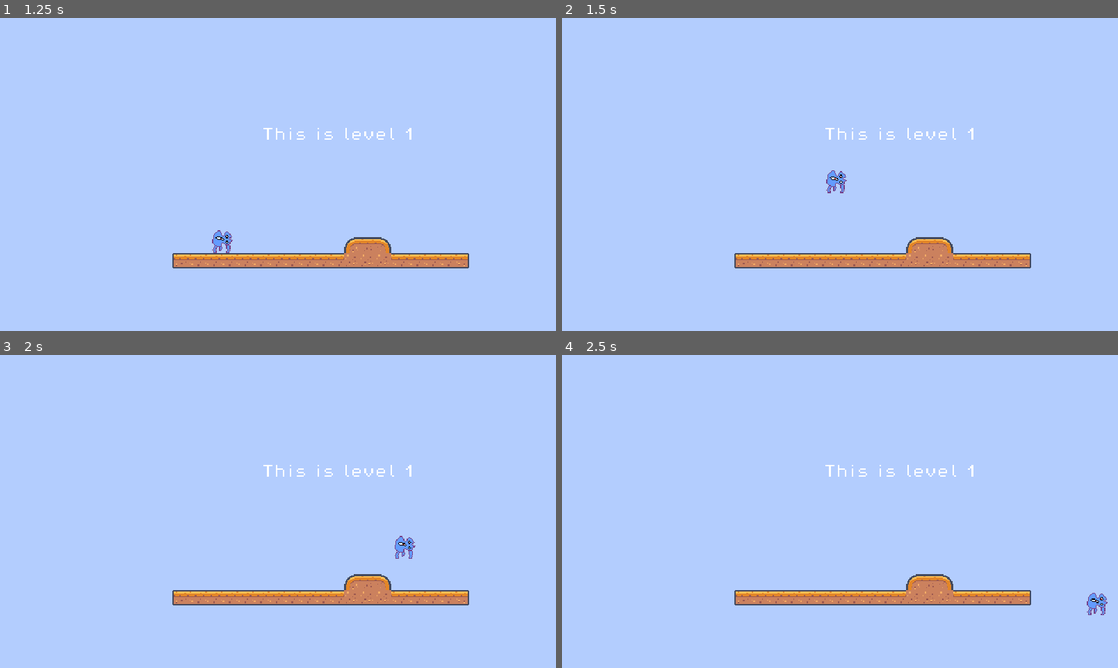
Above: before the commit, frames 1-4 (two rows, left to right).
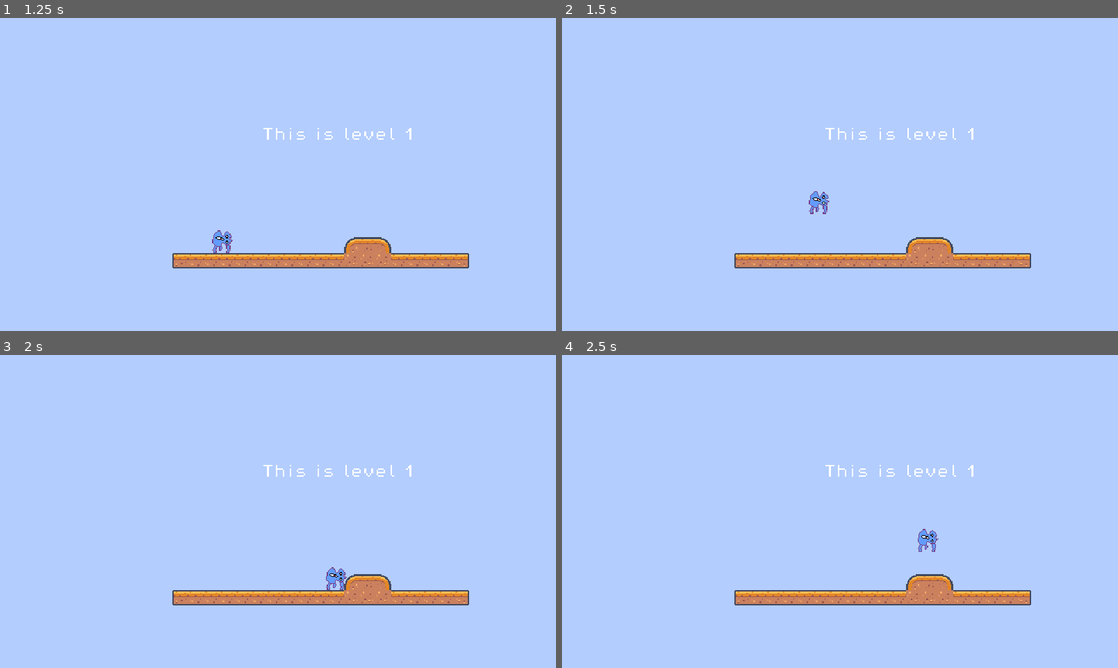
Above: after the commit, the same moments.

Repository: yndajas/ludum-dare-54
Game: Godot game, scene res://scenes/main_menu.tscn
Two runs of this game, one before a commit and one after it. Both use one fixed random seed, a clock stepped at 60 frames per second and the inputs below.
Inputs:
- Up to frame 1 (1.25 s): click "Start game" at 0.5 s
- Up to frame 2 (1.5 s): tap Enter (ui_accept) at 1.25 s; hold Right (ui_right) from 1.28 s (still down)
- Up to frame 3 (2 s): keep holding Right (ui_right); tap Enter (ui_accept) at 1.52 s
- Up to frame 4 (2.5 s): keep holding Right (ui_right); tap Enter (ui_accept) at 2.27 s

Frame 1 is identical in both runs. In frame 2, 0.3% of the frame differs, in the area x 44-52%, y 48-63%; in frame 3, 0.3%, in the area x 58-75%, y 57-76%; in frame 4, 0.3%.

Commit message:
Refine speed and jump velocity
This may need further refinement later when the camera and tiles are in
place

Diff:
--- a/scenes/player.gd
+++ b/scenes/player.gd
@@ -1,8 +1,8 @@
 extends CharacterBody2D
 
 
-const SPEED = 300.0
-const JUMP_VELOCITY = -400.0
+const SPEED = 200.0
+const JUMP_VELOCITY = -300.0
 
 # Get the gravity from the project settings to be synced with RigidBody nodes.
 var gravity: int = ProjectSettings.get_setting("physics/2d/default_gravity")
